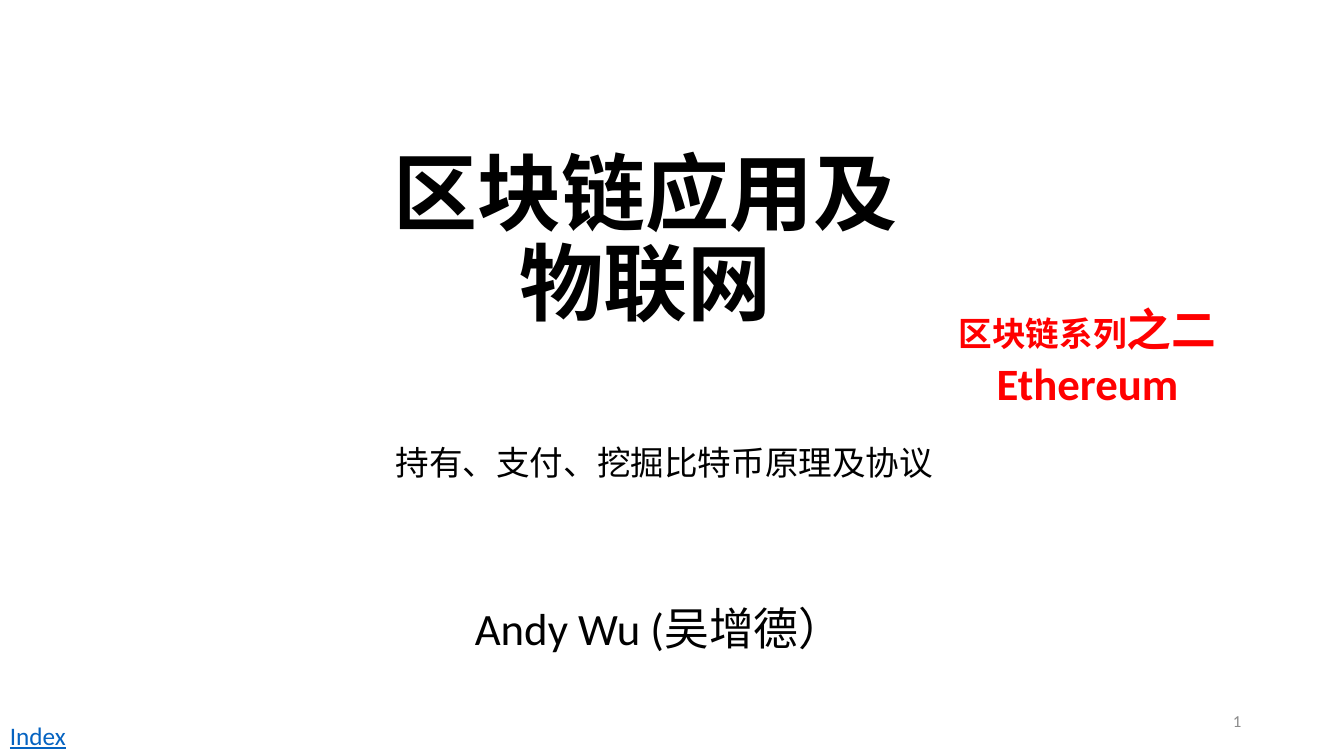
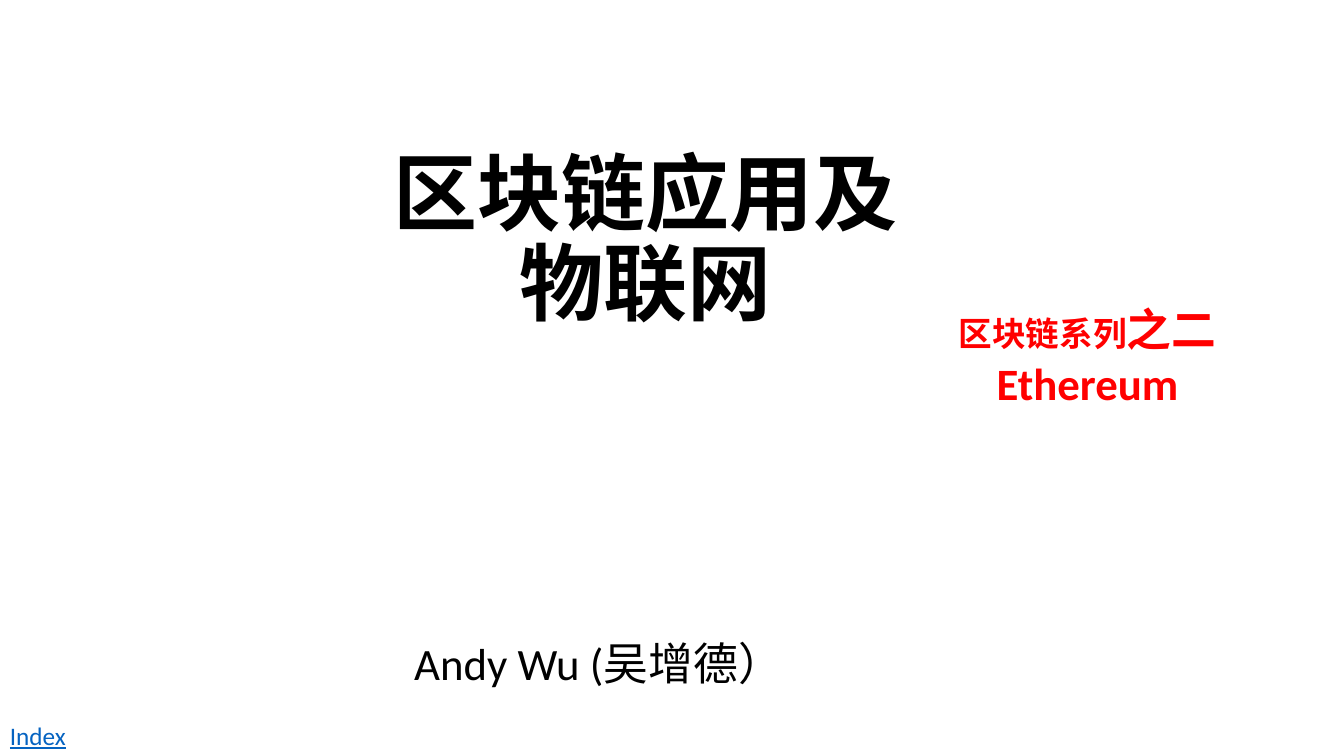
Before and after one commit to andyplusplus/blockchain, a slide deck: slide 1 of how_bitcoin_works_2/bc_0_blockChain.pptx. Drawn at 1344x756 pixels with LibreOffice and Linux fonts; fonts in the diff are those of the drawing. Boxes give left, top, right and bottom in pixels: in the first picture for what was removed or moved away, otherwise in the second. Text is boxed around its words. In the diff, an @@ line names an element or a change of style, - is before the commit and + after.

```diff
--- a/how_bitcoin_works_2/bc_0_blockChain.pptx
+++ b/how_bitcoin_works_2/bc_0_blockChain.pptx
@@ text removed at (396, 446, 934, 478) @@
-持有、支付、挖掘比特币原理及协议
@@ subtitle "Andy Wu (吴增德）": place and size @@
-subtitle "Andy Wu (吴增德）" at (475, 608, 843, 653)
+subtitle "Andy Wu (吴增德）" at (414, 643, 783, 688)
@@ page number removed at (1233, 716, 1241, 727) @@
-1
```
Also in this commit, not shown: 2 other slides changed, 6 slides added, 3 slides removed, 15 other files.
